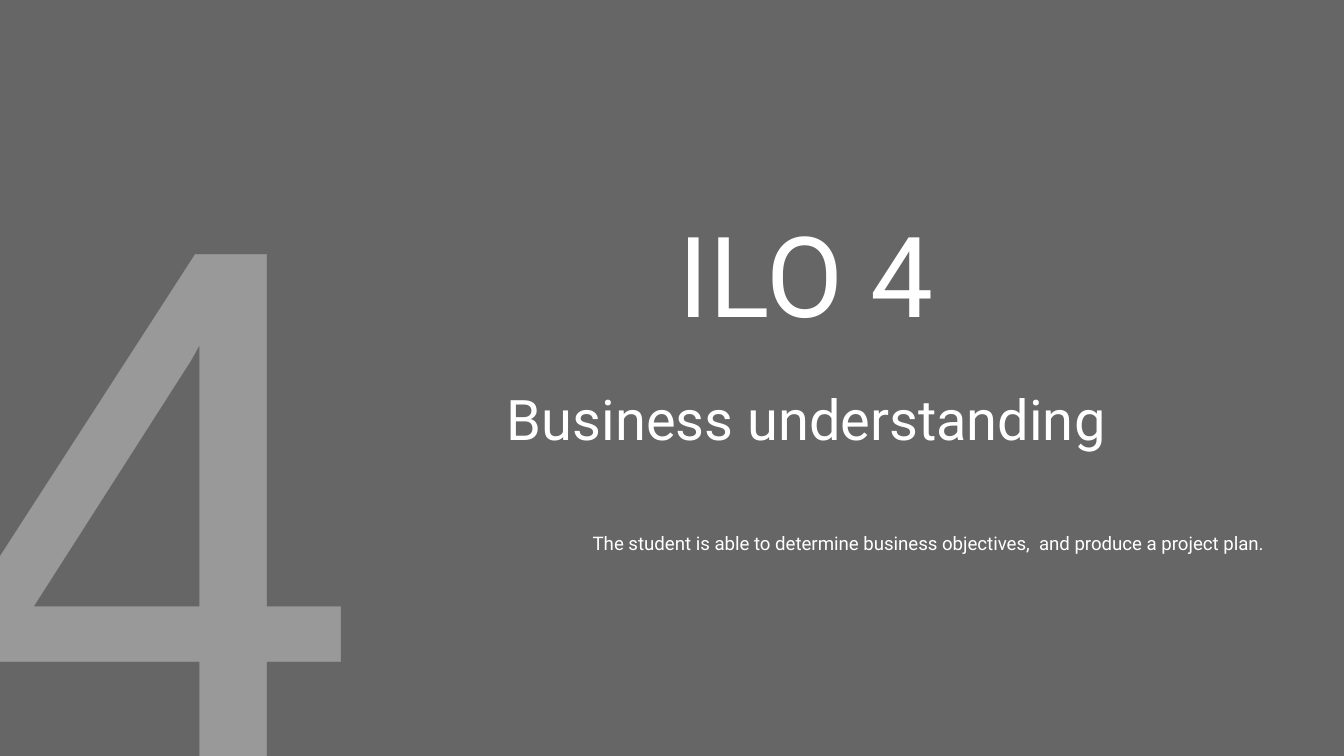
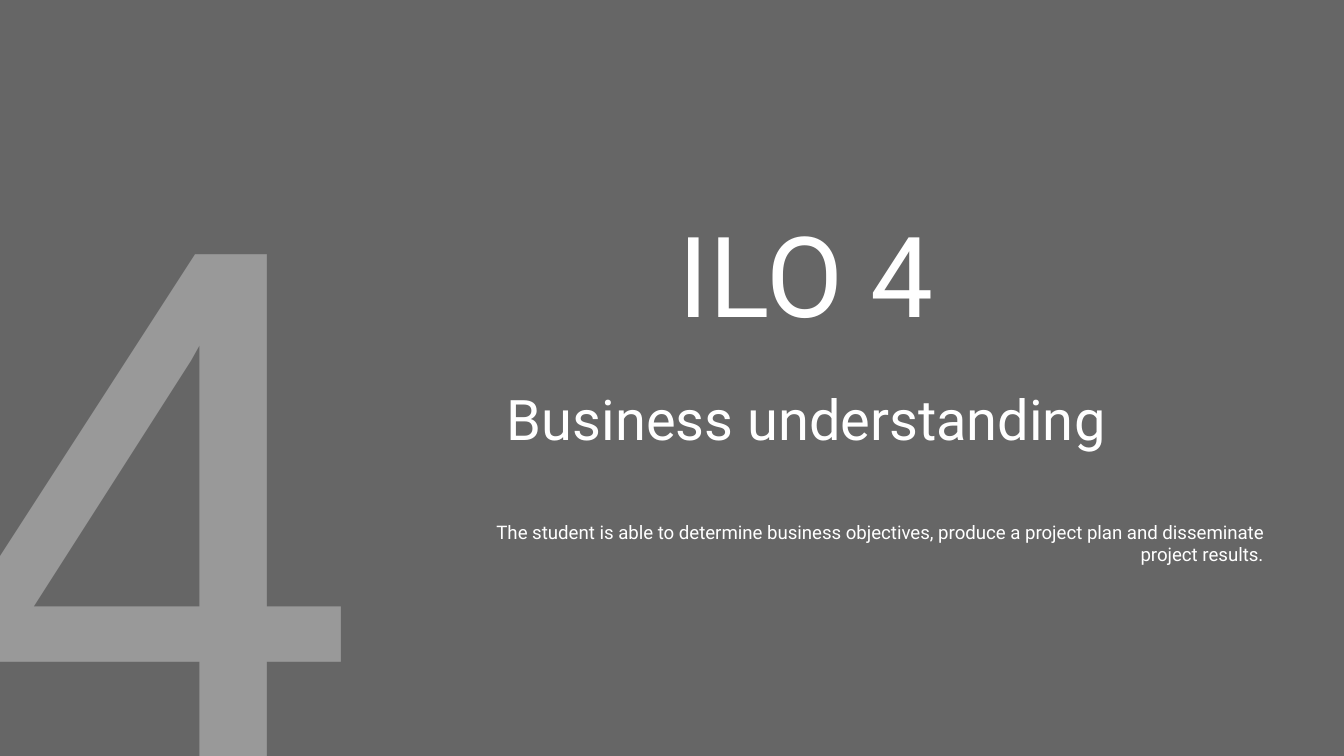
Before and after one commit to PsDragon/ADSAI_FOR_SECOND_YEARS, a slide deck: slide 37 of docs/Year1/BlockD/MS Assignment Template/Learning Log - Y1D_2022-23_ADSAI.pptx (slide 35 before the commit). Drawn at 1344x756 pixels with LibreOffice and Linux fonts; fonts in the diff are those of the drawing. Boxes give left, top, right and bottom in pixels: in the first picture for what was removed or moved away, otherwise in the second. Text is boxed around its words. In the diff, an @@ line names an element or a change of style, - is before the commit and + after.

```diff
--- a/docs/Year1/BlockD/MS Assignment Template/Learning Log - Y1D_2022-23_ADSAI.pptx
+++ b/docs/Year1/BlockD/MS Assignment Template/Learning Log - Y1D_2022-23_ADSAI.pptx
@@ subtitle at <box>496,525,1263,565</box>: text changed @@
-The student is able to determine business objectives, and produce a project plan.
+The student is able to determine business objectives, produce a project plan and disseminate project results.
```
Also in this commit, not shown: 10 other slides changed, 2 slides added, 6 other files.
